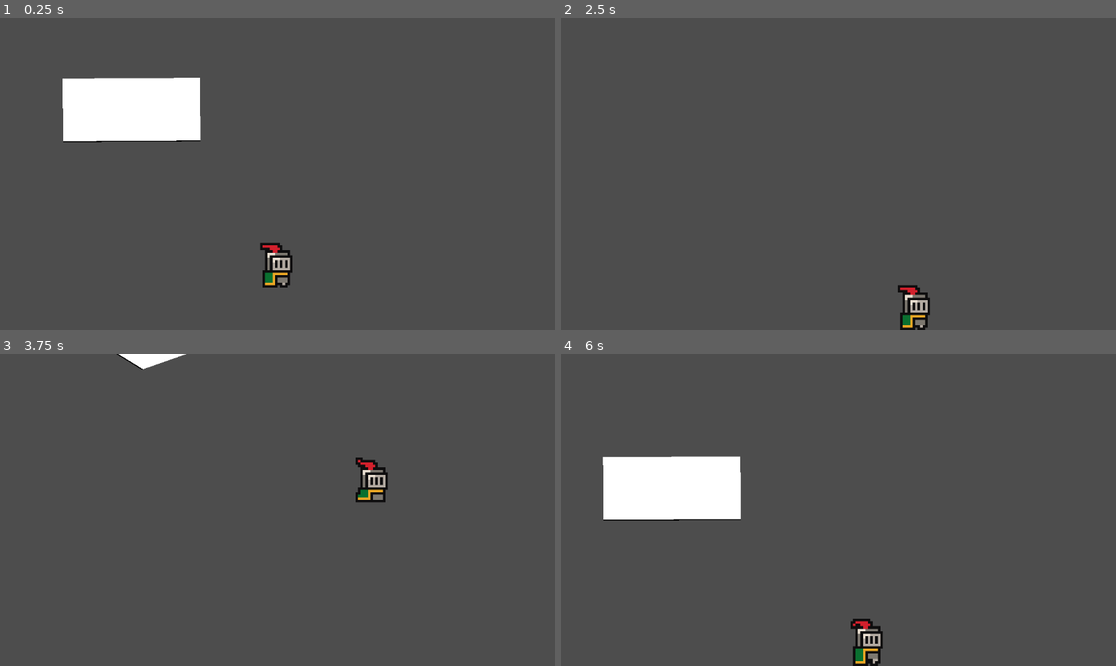
Above: before the commit, frames 1-4 (two rows, left to right).
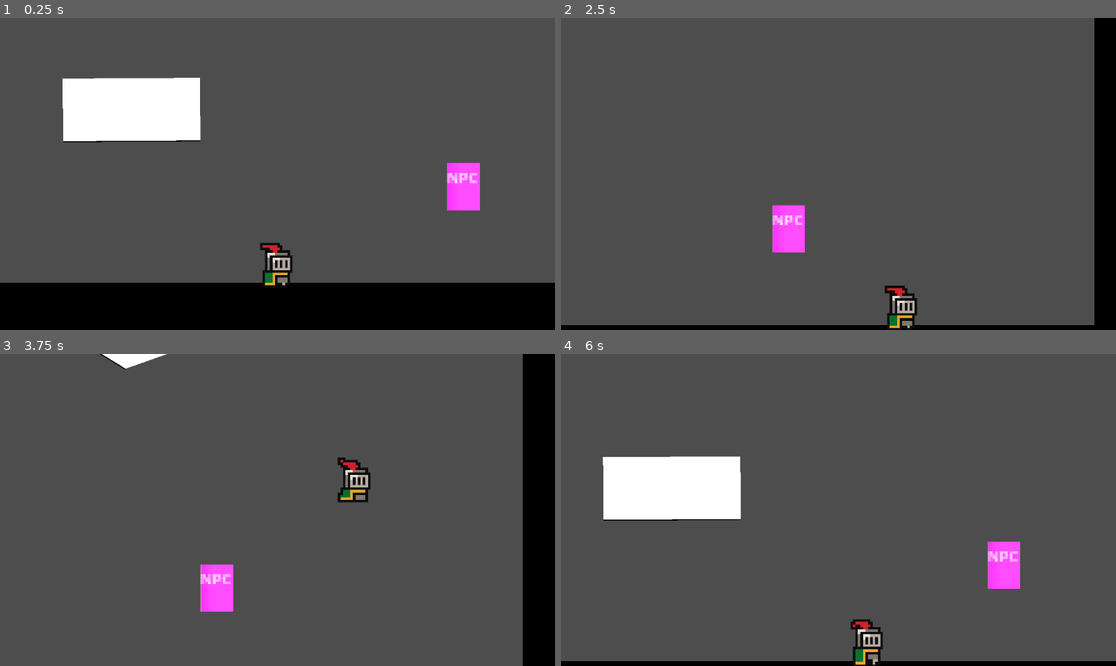
Above: after the commit, the same moments.

Repository: Dav1dFS/Ezra
Game: Godot game, scene res://scenes/game.tscn
The game is run twice, just before and just after one commit, with the same random seed, the same clock (stepped at 60 frames per second) and the same inputs.
Inputs:
- Up to frame 1 (0.25 s): no input
- Up to frame 2 (2.5 s): hold Right (ui_right) 0.53-1.28 s; hold Down (ui_down) 1.28-2.03 s; hold Right (ui_right) from 2.03 s (still down)
- Up to frame 3 (3.75 s): release Right (ui_right) at 2.78 s; hold Up (ui_up) 2.78-3.53 s; hold Left (ui_left) from 3.53 s (still down)
- Up to frame 4 (6 s): release Left (ui_left) at 5.03 s; hold Down (ui_down) 5.03-5.78 s; hold Right (ui_right) from 5.78 s (still down)

The runs differ from the first frame. In frame 1, 16% of the frame differs, in the area x 0-100%, y 46-100%; in frame 2, 7.0%; in frame 3, 8.1%; in frame 4, 2.5%.

Commit message:
Add collision box change and camera limits
The player collision circle was to tall, now is smaller to allow a player to "get close to a wall".
Added function to player script that automatically configures the camera limits on the map by considering the two scene markers "downLeftLimit" and "topRightLimit" (ALL SCENES MUST HAVE IT SET)

Diff:
--- a/scenes/game.tscn
+++ b/scenes/game.tscn
@@ -13,9 +13,28 @@
 fill_from = Vector2(0, 1)
 fill_to = Vector2(0, 0.9953271)
 
+[sub_resource type="Gradient" id="Gradient_yqjtg"]
+offsets = PackedFloat32Array(0, 0.50666666, 0.91333336, 1)
+colors = PackedColorArray(0, 0, 0, 1, 0.45712894, 0.45712894, 0.45712894, 1, 0.81333333, 0.81333333, 0.81333333, 1, 1, 1, 1, 1)
+
+[sub_resource type="GradientTexture2D" id="GradientTexture2D_lnu2h"]
+gradient = SubResource("Gradient_yqjtg")
+fill_from = Vector2(1, 0)
+
+[sub_resource type="RectangleShape2D" id="RectangleShape2D_uwrxv"]
+size = Vector2(13, 16)
+
+[sub_resource type="Gradient" id="Gradient_lnu2h"]
+offsets = PackedFloat32Array(0, 0.02, 0.36666667)
+colors = PackedColorArray(0.8029705, 0.5297466, 0.6933328, 1, 1, 0.20392157, 1, 1, 1, 0.29803923, 1, 1)
+
+[sub_resource type="GradientTexture2D" id="GradientTexture2D_lbhrr"]
+gradient = SubResource("Gradient_lnu2h")
+
 [node name="Main" type="Node2D"]
 
 [node name="Player" parent="." instance=ExtResource("1_uwrxv")]
+z_index = 1
 
 [node name="StaticBody2D" type="StaticBody2D" parent="."]
 
@@ -26,30 +45,30 @@
 [node name="StaticBody2D2" type="StaticBody2D" parent="StaticBody2D"]
 
 [node name="CollisionShape2D" type="CollisionShape2D" parent="StaticBody2D/StaticBody2D2"]
-position = Vector2(-159, -90)
-rotation = 1.5722734
+position = Vector2(-160, -90)
+rotation = 1.5707964
 shape = SubResource("WorldBoundaryShape2D_yqjtg")
 
 [node name="StaticBody2D3" type="StaticBody2D" parent="StaticBody2D"]
 
 [node name="CollisionShape2D" type="CollisionShape2D" parent="StaticBody2D/StaticBody2D3"]
 position = Vector2(199, -94.99999)
-rotation = -1.5503763
+rotation = -1.5707964
 shape = SubResource("WorldBoundaryShape2D_yqjtg")
 
 [node name="StaticBody2D4" type="StaticBody2D" parent="StaticBody2D"]
-rotation = 1.5987803
+rotation = 1.5707964
 
 [node name="CollisionShape2D" type="CollisionShape2D" parent="StaticBody2D/StaticBody2D4"]
-position = Vector2(-201.14513, -2.3728275)
-rotation = 1.5722734
+position = Vector2(-199.69235, -2.3728333)
+rotation = 1.5707964
 scale = Vector2(2.7533448, 1)
 shape = SubResource("WorldBoundaryShape2D_yqjtg")
 
 [node name="Sprite2D" type="Sprite2D" parent="."]
 position = Vector2(-58.5, -71.25001)
-rotation = -0.006036062
-scale = Vector2(0.859375, 0.3984374)
+rotation = -0.0060360613
+scale = Vector2(0.85937494, 0.39843738)
 texture = SubResource("GradientTexture2D_yqjtg")
 
 [node name="Sprite2D" type="Sprite2D" parent="Sprite2D"]
@@ -62,4 +81,46 @@
 position = Vector2(-159, 0)
 
 [node name="topRightLimit" type="Marker2D" parent="."]
-position = Vector2(203, -196)
+position = Vector2(200, -202)
+
+[node name="Sprite2D2" type="Sprite2D" parent="."]
+position = Vector2(20, -232)
+scale = Vector2(5.6875, 1)
+texture = SubResource("GradientTexture2D_lnu2h")
+
+[node name="Sprite2D3" type="Sprite2D" parent="."]
+position = Vector2(-190, -104)
+rotation = 1.5707964
+scale = Vector2(5.6875, 1)
+texture = SubResource("GradientTexture2D_lnu2h")
+
+[node name="Sprite2D4" type="Sprite2D" parent="."]
+position = Vector2(16.500008, 30)
+scale = Vector2(5.953125, 1)
+texture = SubResource("GradientTexture2D_lnu2h")
+
+[node name="Sprite2D5" type="Sprite2D" parent="."]
+position = Vector2(229, -84)
+rotation = 1.5707964
+scale = Vector2(5.6875, 1)
+texture = SubResource("GradientTexture2D_lnu2h")
+
+[node name="StaticBody2D2" type="StaticBody2D" parent="."]
+position = Vector2(75, -31)
+
+[node name="CollisionShape2D" type="CollisionShape2D" parent="StaticBody2D2"]
+position = Vector2(-0.5, -8)
+shape = SubResource("RectangleShape2D_uwrxv")
+
+[node name="Sprite2D" type="Sprite2D" parent="StaticBody2D2"]
+position = Vector2(-0.49999887, -9.5)
+scale = Vector2(0.20312503, 0.296875)
+texture = SubResource("GradientTexture2D_lbhrr")
+
+[node name="Label" type="Label" parent="StaticBody2D2"]
+offset_left = -7.0
+offset_top = -18.0
+offset_right = 6.0
+offset_bottom = 5.0
+theme_override_font_sizes/font_size = 6
+text = "NPC"
--- a/scenes/player_character.tscn
+++ b/scenes/player_character.tscn
@@ -54,14 +54,15 @@
 frame_progress = 0.7240835
 
 [node name="CollisionShape2D" type="CollisionShape2D" parent="."]
-position = Vector2(0, -6)
+position = Vector2(0, -3.88)
+scale = Vector2(1, 0.605)
 shape = SubResource("CircleShape2D_56udc")
 
 [node name="Camera2D" type="Camera2D" parent="."]
 zoom = Vector2(5.18, 5.18)
-limit_left = -159
-limit_top = -186
-limit_right = 203
+limit_left = -169
+limit_top = -221
+limit_right = 210
 limit_bottom = 0
 limit_smoothed = true
 position_smoothing_enabled = true
--- a/scripts/player.gd
+++ b/scripts/player.gd
@@ -1,11 +1,31 @@
 extends CharacterBody2D
 
 const SPEED = 100.0
+
+@onready var cam: Camera2D = get_node("Camera2D")
+
+func _ready():
+
+	await get_tree().process_frame
+
+	var bottomLeft = get_tree().get_current_scene().get_node_or_null("downLeftLimit")
+	var topRight = get_tree().get_current_scene().get_node_or_null("topRightLimit")
+
+	if bottomLeft and topRight:
+		var pos1 = bottomLeft.global_position
+		var pos2 = topRight.global_position
+
+		cam.limit_left = int(pos1.x-10)
+		cam.limit_right = int(pos2.x+10)
+		cam.limit_top = int(pos2.y-20)
+		cam.limit_bottom = int(pos1.y)
+	else:
+		push_warning("Limit1 or Limit2 not found in scene!")
 
 func input_handler():
 	var direction = Input.get_vector("ui_left", "ui_right", "ui_up", "ui_down")
 	velocity = direction * SPEED
 
-func _physics_process(delta):
+func _physics_process(_delta):
 	input_handler()
 	move_and_slide()
Not shown: 1 places in scenes/game.tscn that only renumber resources
